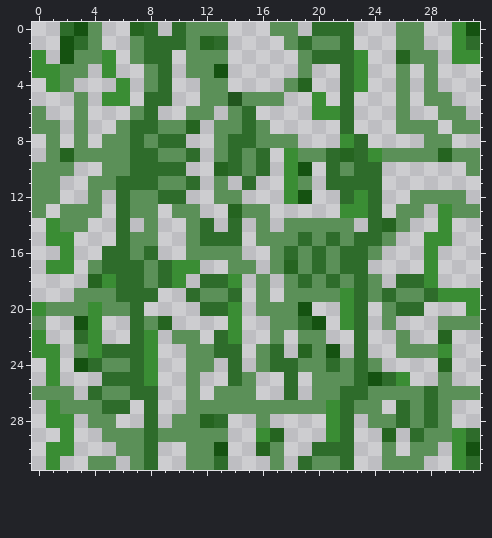
Edited in one commit: pixel-art sprite (Assets/Art/Sprites/Jungle_Wall/enredadera.png). The first picture shows the starting point.
The file is 32x32 pixels.
After the commit:
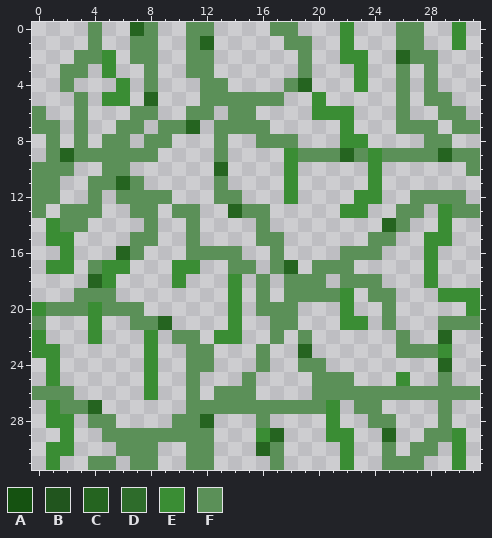
Palette (. is transparent): A #155211  B #21551e  C #256420  D #2e6c2b  E #3a8d34  F #5b9058
Change:
y 0: x 2..3 DA -> ..; x 8 D -> F; x 10 D -> .; x 13 F -> .; x 20..22 DDD -> ..E; x 31 A -> .
y 1: x 2..3 AD -> ..; x 8..10 DDD -> F..; x 13 D -> .; x 19..22 DFFD -> F..E; x 31 D -> .
y 2: x 0 E -> .; x 2 A -> .; x 8..9 DD -> F.; x 13 F -> .; x 20..22 DDD -> ..E; x 30..31 EE -> ..
y 3: x 0..1 EE -> ..; x 9 D -> .; x 13 A -> .; x 22 D -> .
y 4: x 1 E -> .; x 9 D -> .; x 22 D -> .
y 5: x 8..9 DD -> C.; x 14 B -> F; x 22 D -> .
y 6: x 8 D -> F; x 15 D -> F; x 22 D -> E
y 7: x 7..8 DD -> F.; x 15 D -> F; x 22 D -> E
y 8: x 7 D -> .; x 9..10 DD -> F.; x 14..15 DD -> ..; x 23 D -> E
y 9: x 7..11 DDFFD -> FF...; x 14..16 DFD -> ...; x 21 D -> F; x 23 D -> F
y 10: x 7..10 DDDD -> ....; x 14..16 DFD -> ...; x 19 A -> .; x 21..24 DFDD -> ...E
y 11: x 6..11 DDDFFD -> CF....; x 15 D -> .; x 19 F -> .; x 21..24 DDDD -> ...E
y 12: x 6 D -> F; x 9..10 DD -> F.; x 19 A -> .; x 22 D -> .; x 24 D -> E
y 13: x 6 D -> .; x 24 D -> .
y 14: x 6 D -> .; x 12 D -> .; x 14 D -> .; x 18..22 FFFFF -> .....; x 24 D -> .
y 15: x 6 D -> .; x 12..14 DDD -> ...; x 18..24 FDFDFDD -> ......F
y 16: x 5..6 DD -> .C; x 8 D -> .; x 18..23 DFDFDD -> ....FF
y 17: x 5..9 DDDFD -> EE...; x 19..20 FD -> .F; x 22..23 DD -> F.
y 18: x 6..9 DDFD -> ....; x 12..13 DD -> ..; x 19 D -> F; x 21 D -> .; x 23 D -> F; x 26..27 DD -> ..
y 19: x 6..8 DDD -> ...; x 11..14 DFFD -> ...E; x 23 D -> .; x 25..28 DFFD -> F...
y 20: x 7 D -> F; x 12..13 DD -> ..; x 19 A -> .; x 23 D -> .; x 26..27 DD -> ..
y 21: x 3 A -> .; x 7 D -> F; x 19..20 DA -> ..; x 23 D -> E
y 22: x 3 D -> .; x 7 D -> .; x 13 D -> E; x 20 F -> .; x 23 D -> .
y 23: x 3..7 FEDDD -> .....; x 13..14 DD -> ..; x 17 D -> .; x 20..21 FA -> ..; x 23 D -> .
y 24: x 3..7 ADFFD -> .....; x 14 D -> .; x 17..18 DD -> ..; x 21..24 DFDF -> ....
y 25: x 5..7 DDD -> ...; x 14 D -> .; x 18 D -> .; x 23..25 DAD -> ...
y 26: x 4..8 DFFDD -> ....E; x 18 D -> .; x 22..23 DD -> FF; x 28 D -> F
y 27: x 4..6 FDD -> C..; x 8 D -> .; x 22 D -> .; x 26..28 DFD -> ...
y 28: x 8 D -> .; x 13 D -> .; x 22 D -> .; x 26..28 DFD -> ...
y 29: x 8 D -> F; x 13 F -> .; x 22 D -> E; x 27 D -> .; x 31 D -> .
y 30: x 8 D -> F; x 13 A -> .; x 20..22 DDD -> ..E; x 31 A -> .
y 31: x 8 D -> F; x 13 D -> .; x 19..22 DFFD -> ...E; x 31 D -> .
Where, in picture pixels (left, top, right, bottom), the same in both pictures:
changed: (32, 22, 480, 470)
